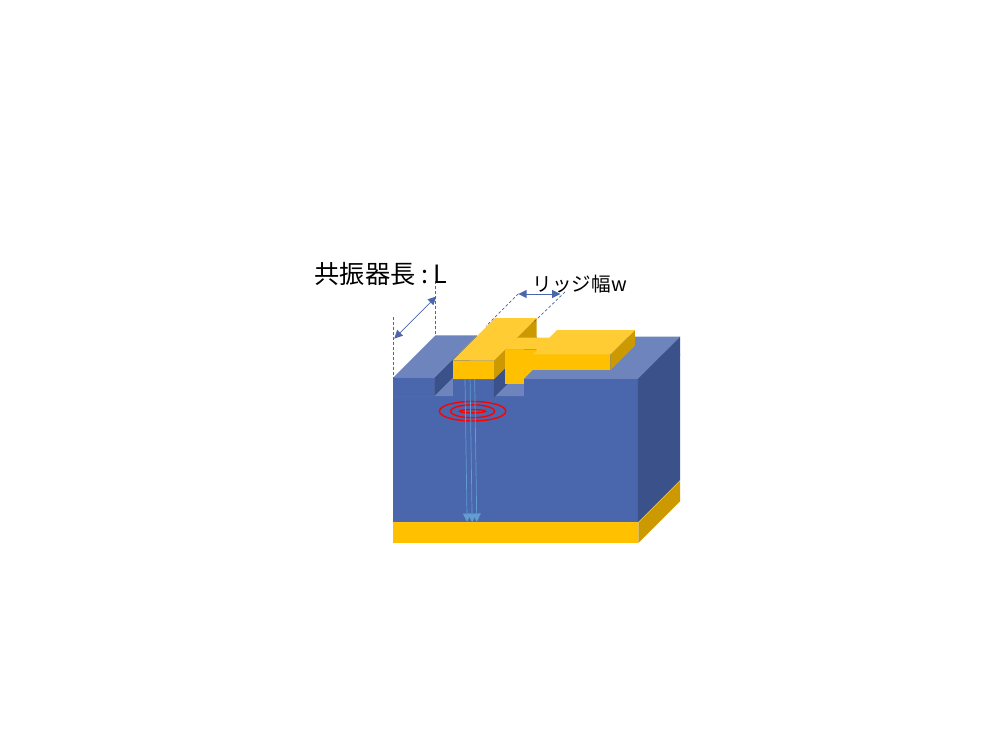
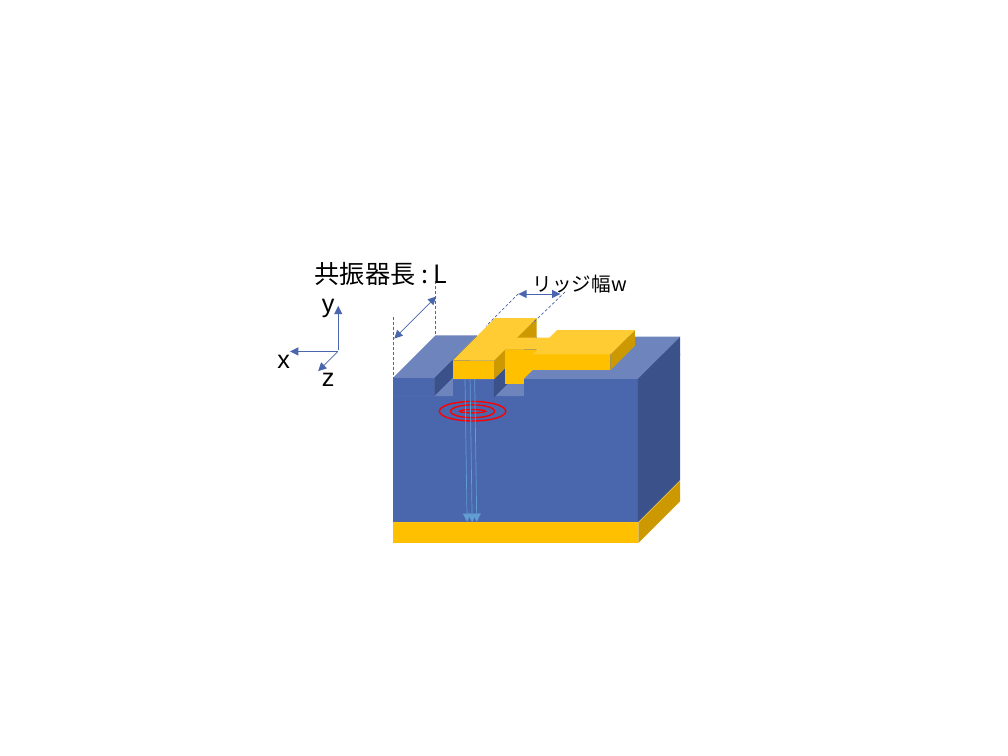
Before and after one commit to komatsubara/yakisaba, a slide deck: slide 2 of 修論/本文/figure/fig_2_1_ridge.pptx. Drawn at 1008x756 pixels with LibreOffice and Linux fonts; fonts in the diff are those of the drawing. Boxes give left, top, right and bottom in pixels: in the first picture for what was removed or moved away, otherwise in the second. Text is boxed around its words. In the diff, an @@ line names an element or a change of style, - is before the commit and + after.

```diff
--- a/修論/本文/figure/fig_2_1_ridge.pptx
+++ b/修論/本文/figure/fig_2_1_ridge.pptx
@@ group added at <box>277,298,339,386</box>: 3 arrows, 3 texts @@
+x
+y
+z
```
Also in this commit, not shown: 48 other files.
